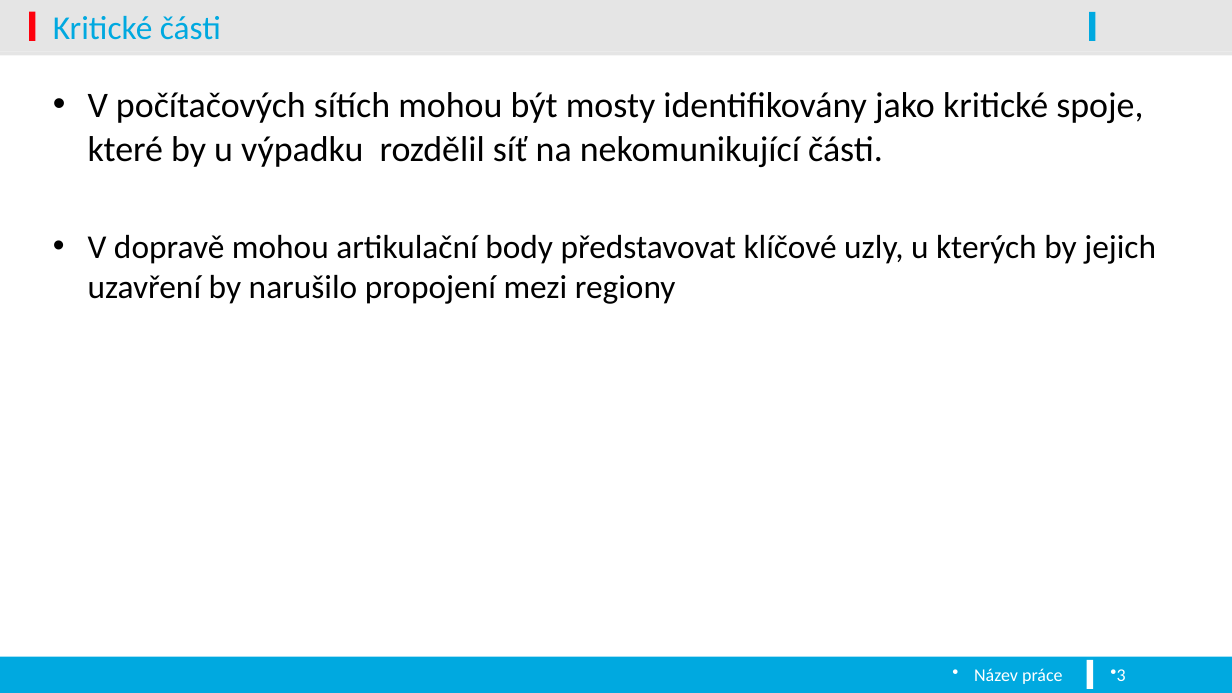
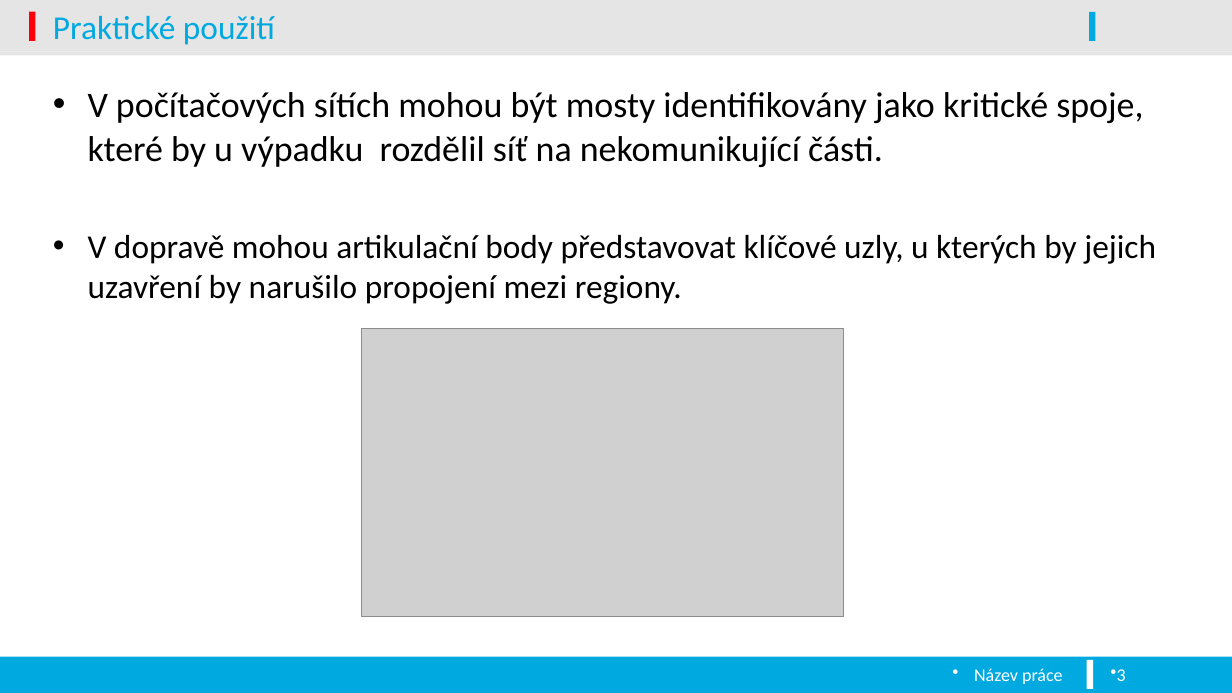
Before and after one commit to MrakDun-desu/graph-algo-visualiser, a slide deck: slide 3 of Artikulační body a mosty.pptx. Drawn at 1232x693 pixels with LibreOffice and Linux fonts; fonts in the diff are those of the drawing; grey boxes stand for pictures; background and template pictures are left out. Boxes give left, top, right and bottom in pixels: in the first picture for what was removed or moved away, otherwise in the second. Text is boxed around its words. In the diff, an @@ line names an element or a change of style, - is before the commit and + after.

```diff
--- a/Artikulační body a mosty.pptx
+++ b/Artikulační body a mosty.pptx
@@ title at [53, 16, 275, 45]: text changed @@
-Kritické části
+Praktické použití
@@ text at [88, 235, 1156, 304]: text changed @@
-• V dopravě mohou artikulační body představovat klíčové uzly, u kterých by jejich uzavření by narušilo propojení mezi regiony
+• V dopravě mohou artikulační body představovat klíčové uzly, u kterých by jejich uzavření by narušilo propojení mezi regiony.
@@ picture added at [361, 329, 844, 617] @@
```
Also in this commit, not shown: 5 other slides changed, 3 other files.
